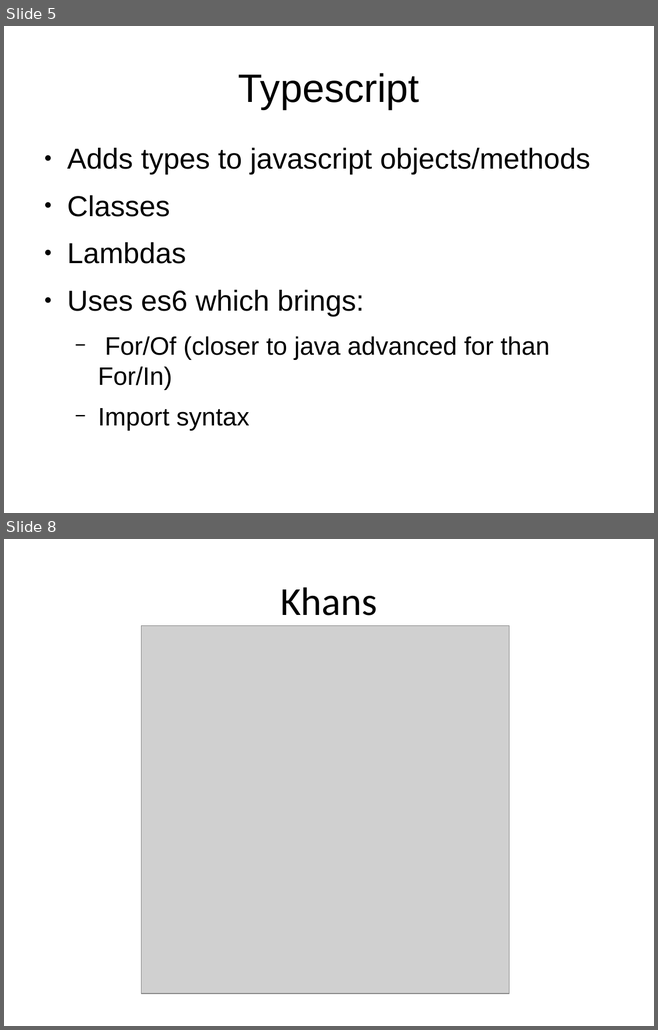
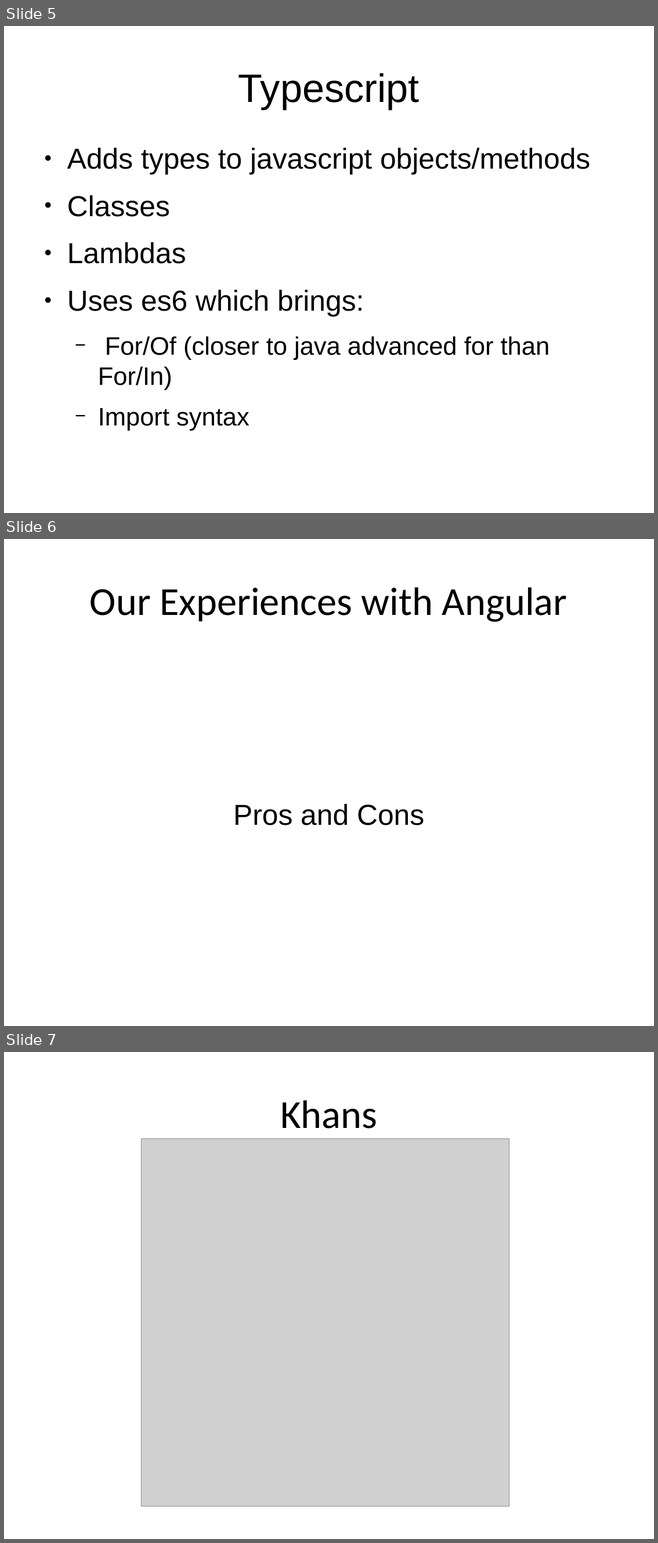
Before and after one commit to trognus/devcon2016, a slide deck: devconNg2.odp. Shown one above the other, each under a label of ours: slides 5 and 8 before the commit, slides 5, 6 and 7 after it; the slides between them are not shown. The pictures are 658x1030 and 658x1543 pixels, drawn with LibreOffice and Linux fonts; fonts in the diff are those of the drawing; grey boxes stand for pictures. Boxes give left, top, right and bottom in pixels: in the first picture for what was removed or moved away, otherwise in the second. Text is boxed around its words. In the diff, an @@ line names an element or a change of style, - is before the commit and + after.

```diff
--- a/devconNg2.odp
+++ b/devconNg2.odp
@@ slide 6 added at box(4, 539, 654, 1026), background #FFFFFF @@
@@ title added at box(90, 587, 567, 622), 44 pt, text #000000 @@
+Our Experiences with Angular
@@ subtitle added at box(233, 804, 424, 826), 32 pt, text #000000 @@
+Pros and Cons
@@ what was slide 8 is now slide 7 @@
```
Also in this commit, not shown: 4 slides changed, 2 other slides added.
